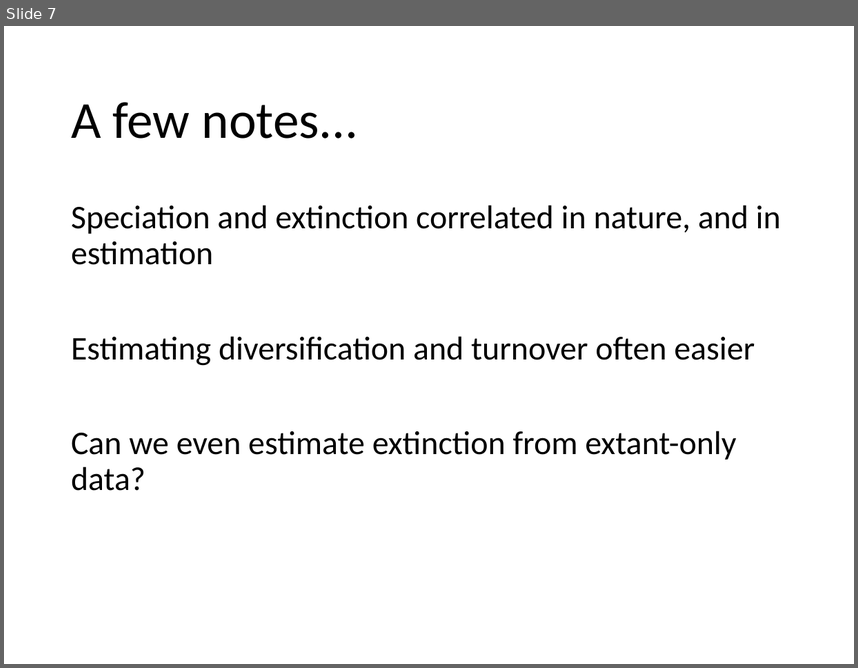
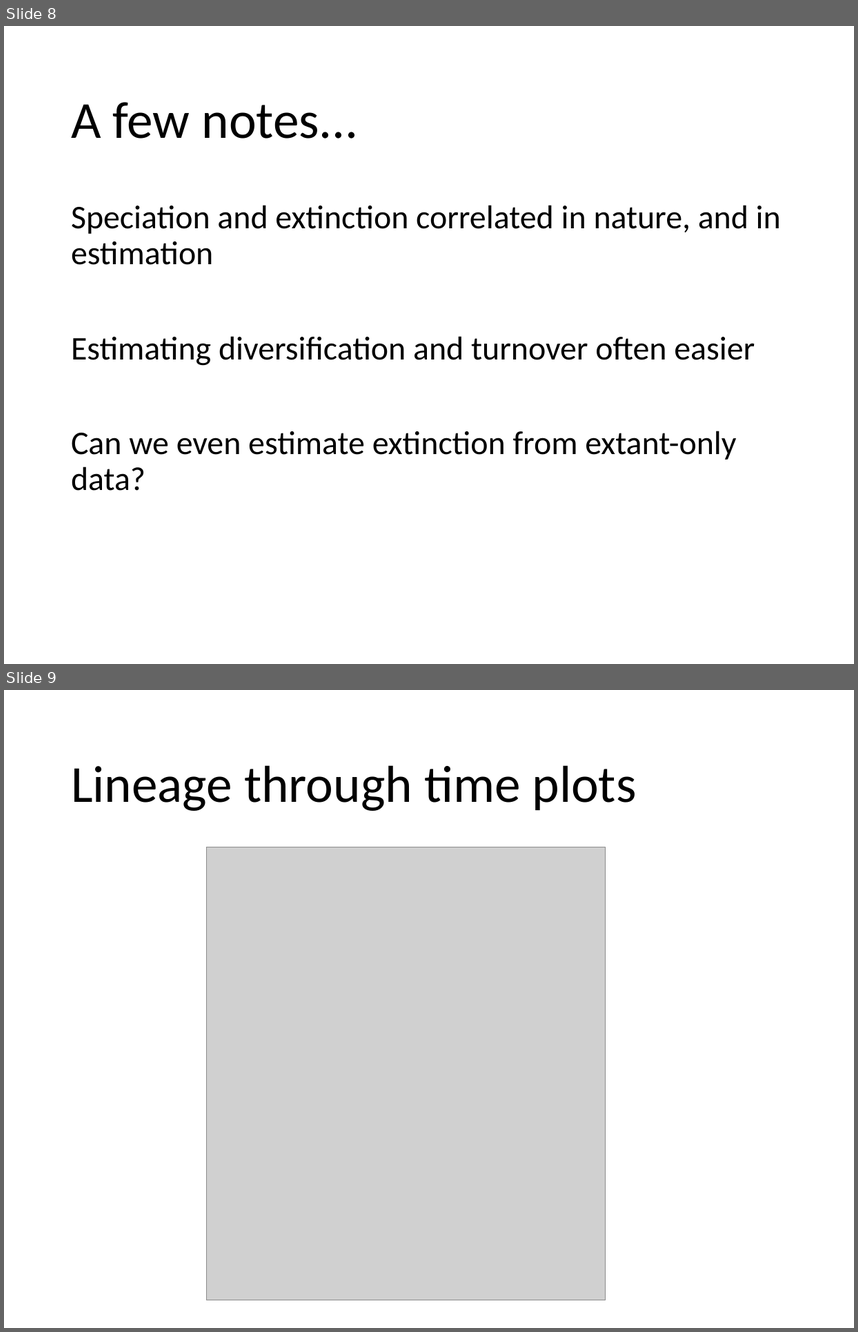
Before and after one commit to uyedaj/macrophy_course, a slide deck: lectures/slides/Diversification&SSE.pptx. Shown one above the other, each under a label of ours: slide 7 before the commit, slides 8 and 9 after it. The pictures are 858x668 and 858x1332 pixels, drawn with LibreOffice and Linux fonts; fonts in the diff are those of the drawing; grey boxes stand for pictures. Boxes give left, top, right and bottom in pixels: in the first picture for what was removed or moved away, otherwise in the second. Text is boxed around its words. In the diff, an @@ line names an element or a change of style, - is before the commit and + after.

```diff
--- a/lectures/slides/Diversification&SSE.pptx
+++ b/lectures/slides/Diversification&SSE.pptx
@@ slide 9 added at (4,690,854,1328), background #FFFFFF @@
@@ title added at (71,765,637,811), 44 pt, text #000000 @@
+Lineage through time plots
@@ picture added at (206,847,605,1299) @@
@@ what was slide 7 is now slide 8 @@
```
Also in this commit, not shown: 5 slides changed, 8 other slides added, 2 other files.
